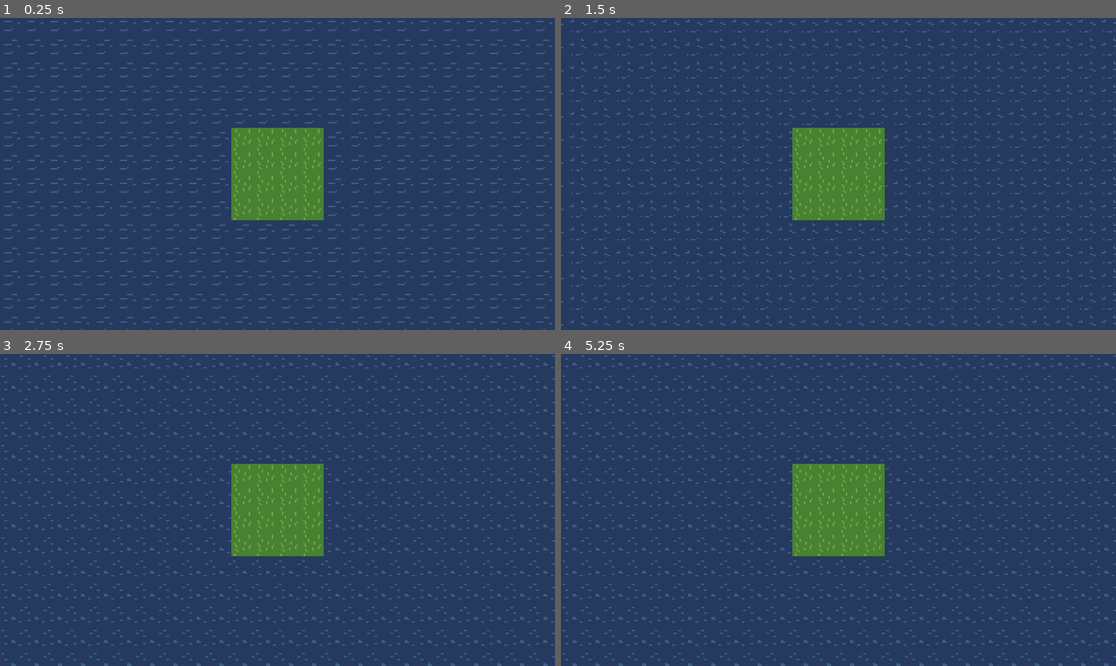
Above: before the commit, frames 1-4 (two rows, left to right).
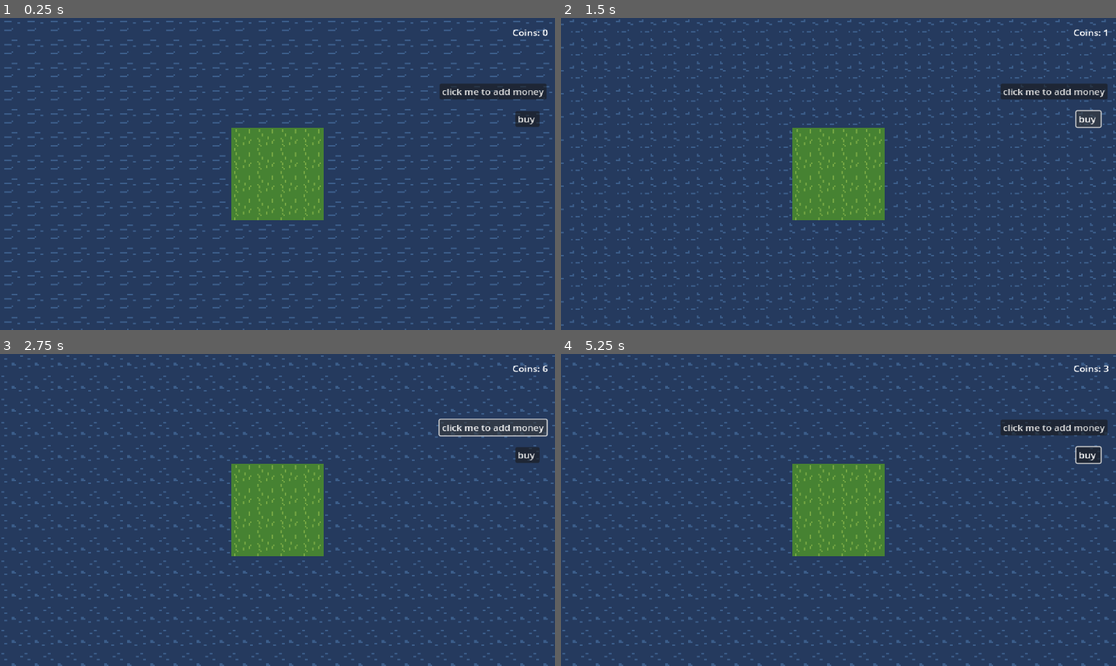
Above: after the commit, the same moments.

Repository: Igri-Marmalad/ludum-dare-54
Game: Godot game, scene res://tilemap_scene.tscn
Two runs of this game, one before a commit and one after it. Both use one fixed random seed, a clock stepped at 60 frames per second and the inputs below.
Inputs (mouse positions are in pixels of both pictures, inside the frame that each line leads up to):
- Up to frame 1 (0.25 s): no input
- Up to frame 2 (1.5 s): click (1054, 92) at 0.5 s, where only the run after the commit has a clickable "click me to add money"; click (1088, 117) at 1.25 s, where only the run after the commit has a clickable "buy"
- Up to frame 3 (2.75 s): click (493, 428) at 2 s, where only the run after the commit has a clickable "click me to add money"
- Up to frame 4 (5.25 s): click (1088, 453) at 2.75 s, where only the run after the commit has a clickable "buy"; click (1054, 428) at 3.5 s, where only the run after the commit has a clickable "click me to add money"; click (1088, 453) at 4.25 s, where only the run after the commit has a clickable "buy"; tap Enter at 5 s; move the mouse to (960, 494) at 5.02 s; click (960, 494) at 5.1 s

The runs differ from the first frame. In frame 1, 1.2% of the frame differs, in the area x 79-99%, y 3-35%; in frame 2, 1.1%; in frame 3, 0.8%; in frame 4, 1.3%, in the area x 79-99%, y 3-36%.

Commit message:
Plants now grow and can be harvested, there is also a coin counter

Diff:
--- a/Ludum Dare 54/tilemap_scene.tscn
+++ b/Ludum Dare 54/tilemap_scene.tscn
@@ -1,9 +1,10 @@
-[gd_scene load_steps=9 format=3 uid="uid://j4ba8ma4jjex"]
+[gd_scene load_steps=10 format=3 uid="uid://e8tbv0hdm58v"]
 
 [ext_resource type="Script" path="res://world.gd" id="1_0n5x1"]
 [ext_resource type="Texture2D" uid="uid://di66wro1o8kaw" path="res://sprites/Terrains_Dirt_Grass_Sand_Cliffs.png" id="1_aaxye"]
 [ext_resource type="Texture2D" uid="uid://tlb3lfxkt21r" path="res://sprites/water.png" id="2_lu22a"]
 [ext_resource type="Texture2D" uid="uid://b7thkdl5a4j86" path="res://sprites/vegetables.png" id="4_6w7u0"]
+[ext_resource type="PackedScene" uid="uid://cdxcvox3to7on" path="res://ui/control.tscn" id="5_cgul4"]
 
 [sub_resource type="TileSetAtlasSource" id="TileSetAtlasSource_bhyxk"]
 texture = ExtResource("1_aaxye")
@@ -296,3 +297,10 @@
 
 [node name="Camera2D" type="Camera2D" parent="."]
 zoom = Vector2(3, 3)
+
+[node name="UI" parent="." instance=ExtResource("5_cgul4")]
+offset_left = -280.0
+offset_top = -102.0
+offset_right = 870.0
+offset_bottom = 598.0
+scale = Vector2(0.406439, 0.3523)
--- a/Ludum Dare 54/world.gd
+++ b/Ludum Dare 54/world.gd
@@ -18,6 +18,7 @@
 
 var farming_mode = FARMING_MODES.TILL
 
+var basic_plant = preload("res://models/plants/basic_plant/basic_plant.tscn")
 
 # Called when the node enters the scene tree for the first time.
 func _ready():
@@ -46,7 +47,11 @@
 			tile_map.set_cell(ground_layer, tile_mouse_pos, ground_set_source, atlas_cord)
 		if farming_mode == FARMING_MODES.PLANT && retrieve_custom_data(tile_mouse_pos, can_plant, ground_layer):
 			var atlas_cord = Vector2i(0, 0) #the id of the tile we want to place
-			tile_map.set_cell(plant_layer, tile_mouse_pos, plant_set_source, atlas_cord)
+			var plant = basic_plant.instantiate()
+			print(tile_mouse_pos*16)
+			plant.position = tile_mouse_pos*16+Vector2i(8,8)
+			add_child(plant)
+			#tile_map.set_cell(plant_layer, tile_mouse_pos, plant_set_source, atlas_cord)
 
 
 func retrieve_custom_data(tile_mouse_pos, custom_data_layer, layer):
